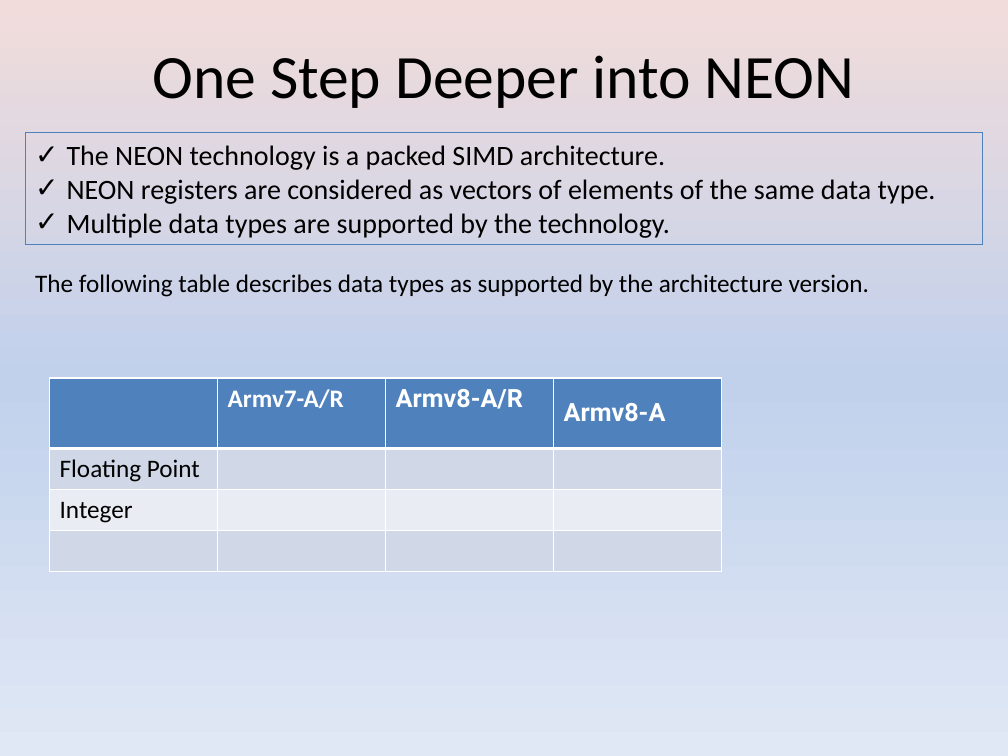
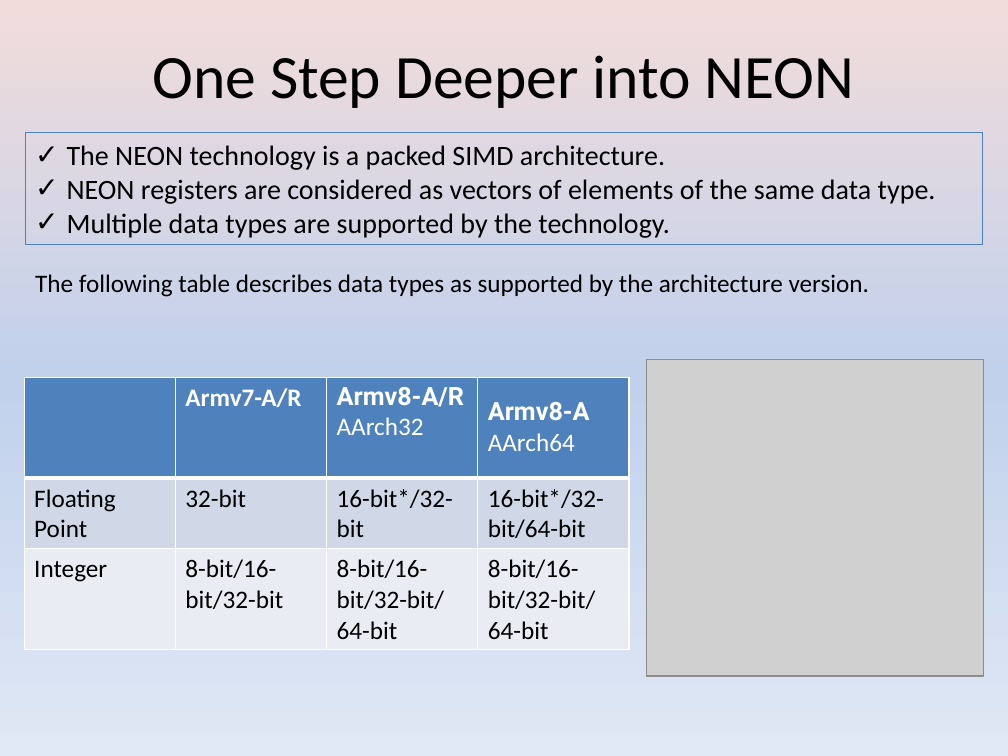
Before and after one commit to girishsukukumar/ARM-Architecture, a slide deck: slide 15 of 14.ARMV8Arch.pptx (slide 10 before the commit). Drawn at 1008x756 pixels with LibreOffice and Linux fonts; fonts in the diff are those of the drawing; grey boxes stand for pictures. Boxes give left, top, right and bottom in pixels: in the first picture for what was removed or moved away, otherwise in the second. Text is boxed around its words. In the diff, an @@ line names an element or a change of style, - is before the commit and + after.

```diff
--- a/14.ARMV8Arch.pptx
+++ b/14.ARMV8Arch.pptx
@@ picture added at (647,359,984,675) @@
@@ table at (24,377,629,649) @@
-row 1:  | Armv7-A/R | Armv8-A/R | Armv8-A
-row 2: Floating Point |  |  | 
-row 3: Integer |  |  | 
-row 4:  |  |  | 
+row 1:  | Armv7-A/R | Armv8-A/R / AArch32 | Armv8-A / AArch64
+row 2: Floating Point | 32-bit | 16-bit*/32-bit | 16-bit*/32-bit/64-bit
+row 3: Integer | 8-bit/16-bit/32-bit | 8-bit/16-bit/32-bit/64-bit | 8-bit/16-bit/32-bit/64-bit
@@ table: place and size @@
-table at (49,378,723,572)
+table at (24,377,629,649)
```
Also in this commit, not shown: 6 other slides changed, 38 slides added.
